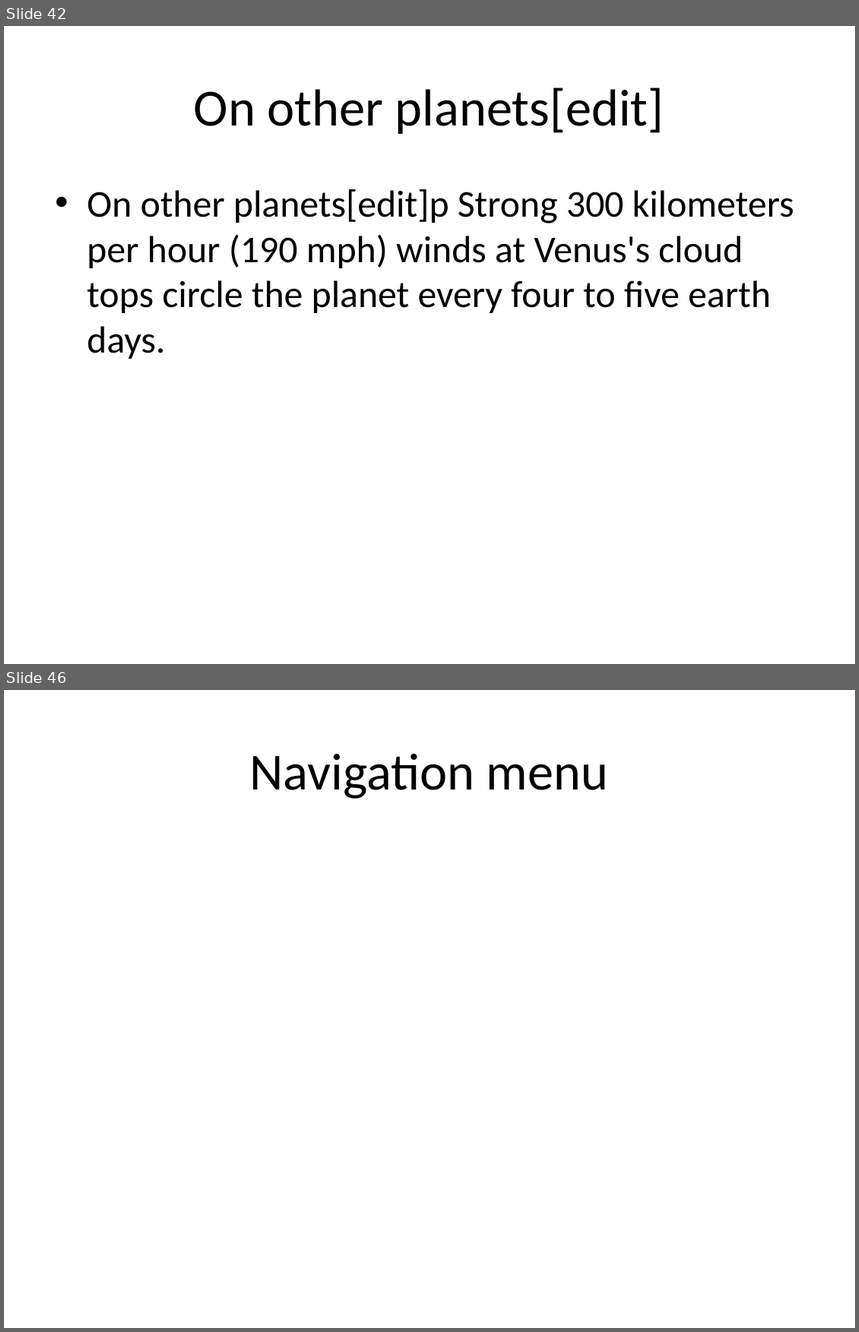
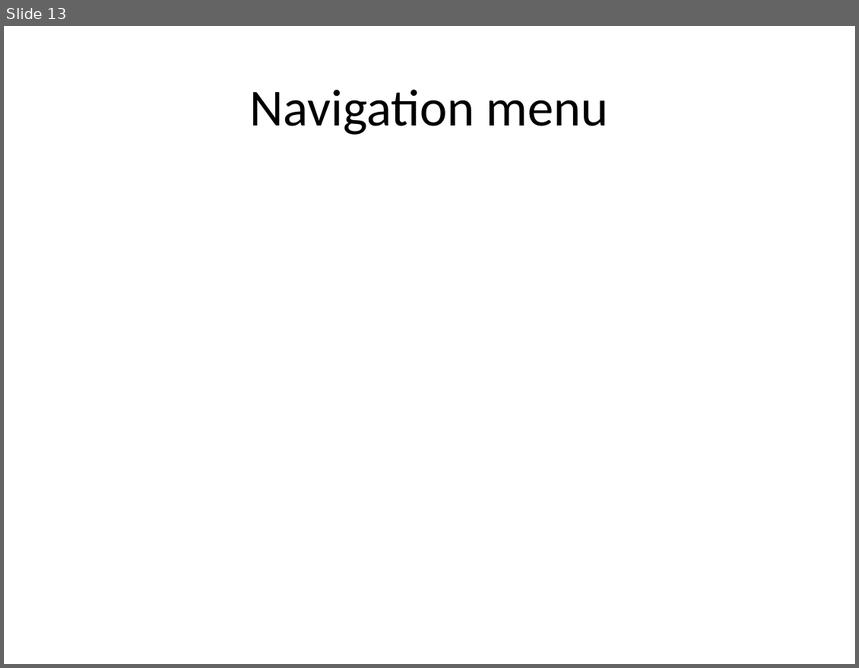
Before and after one commit to eppisai/Uplift---Smart-educational-Platform, a slide deck: AutoPPT-main/AutoPPT-main/something.pptx. Shown one above the other, each under a label of ours: slides 42 and 46 before the commit, slide 13 after it; the slides between them are not shown. The pictures are 859x1332 and 859x668 pixels, drawn with LibreOffice and Linux fonts; fonts in the diff are those of the drawing. Boxes give left, top, right and bottom in pixels: in the first picture for what was removed or moved away, otherwise in the second. Text is boxed around its words. In the diff, an @@ line names an element or a change of style, - is before the commit and + after.

```diff
--- a/AutoPPT-main/AutoPPT-main/something.pptx
+++ b/AutoPPT-main/AutoPPT-main/something.pptx
@@ slide 42 removed at bbox=[4, 26, 855, 664], background #FFFFFF @@
@@ title removed at bbox=[194, 88, 664, 134] @@
-On other planets[edit]
@@ text removed at bbox=[87, 189, 794, 359] @@
-• On other planets[edit]p Strong 300 kilometers per hour (190 mph) winds at Venus's cloud tops circle the planet every four to five earth days.
@@ what was slide 46 is now slide 13 @@
```
Also in this commit, not shown: 2 slides changed, 10 slides added, 42 other slides removed, 1 other file.
